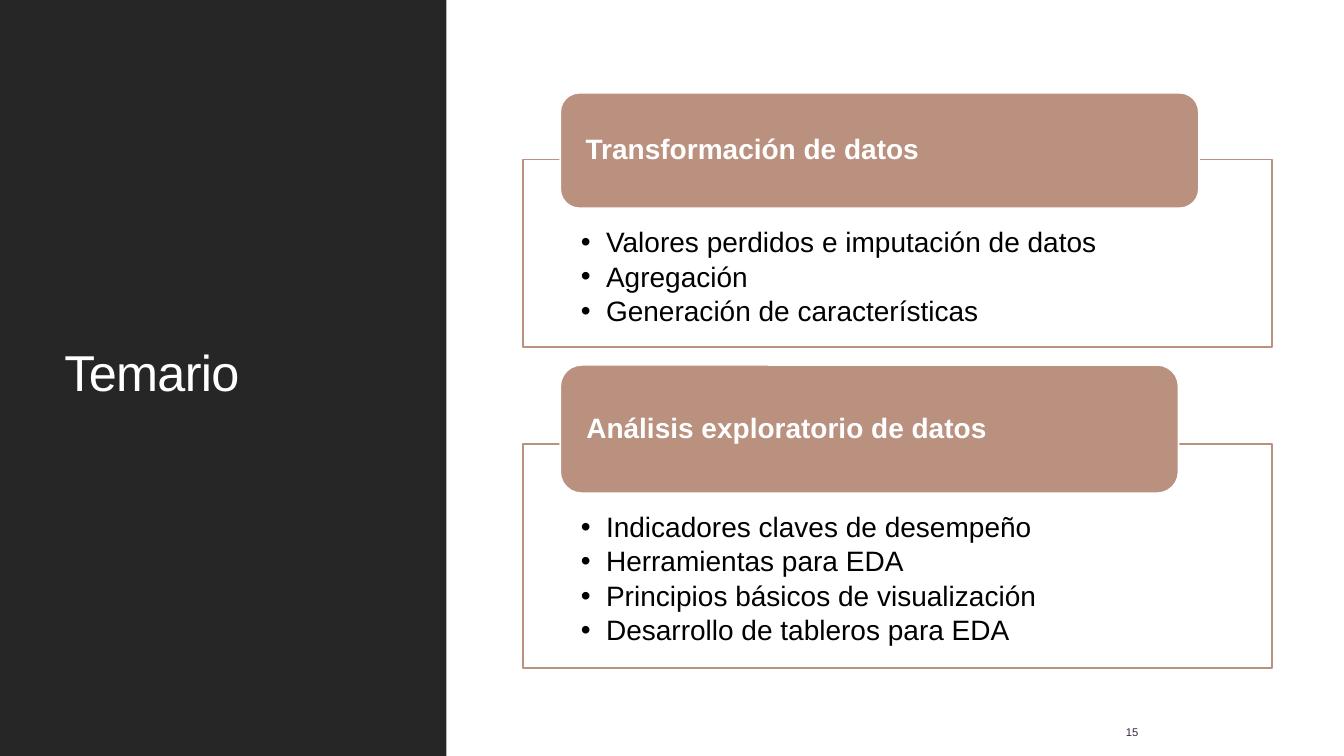
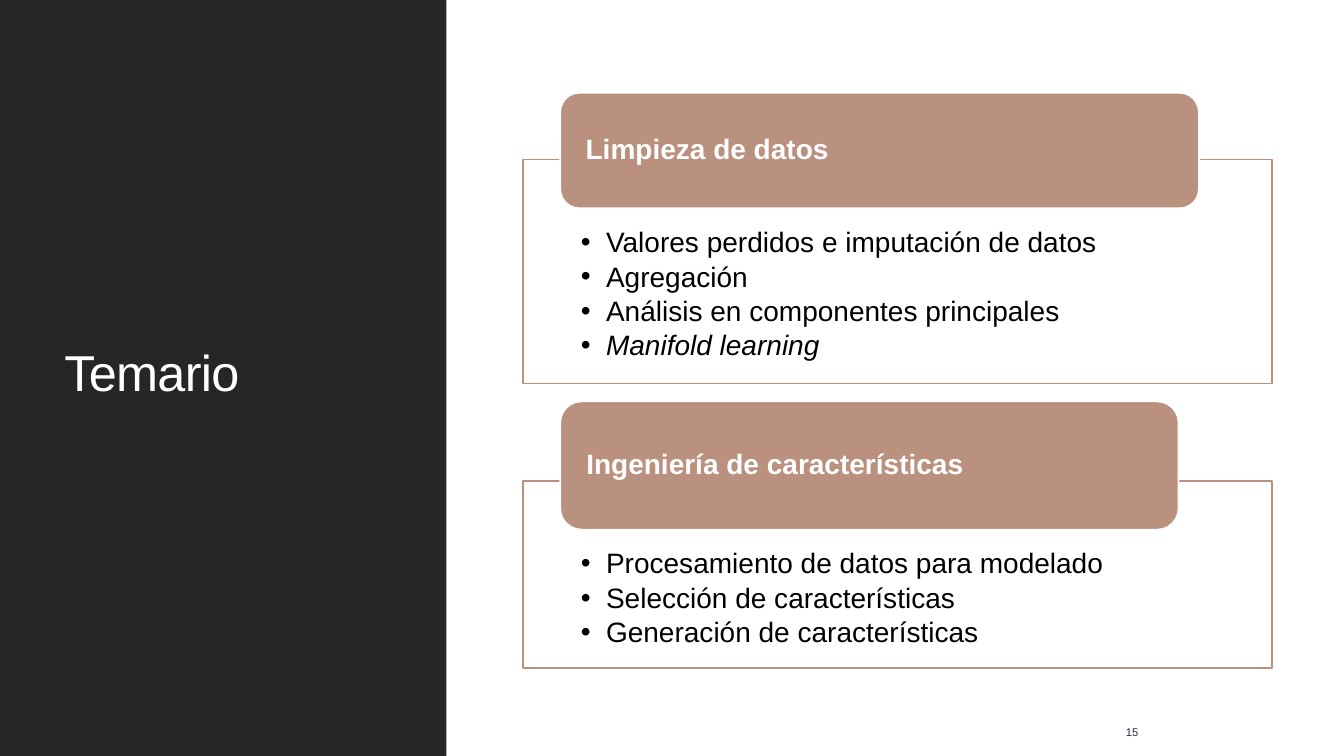
Before and after one commit to mcd-unison/ing-caract, a slide deck: slide 15 of slides/inicial.pptx. Drawn at 1344x756 pixels with LibreOffice and Linux fonts; fonts in the diff are those of the drawing. Boxes give left, top, right and bottom in pixels: in the first picture for what was removed or moved away, otherwise in the second. Text is boxed around its words. In the diff, an @@ line names an element or a change of style, - is before the commit and + after.

```diff
--- a/slides/inicial.pptx
+++ b/slides/inicial.pptx
@@ text at box(586, 139, 829, 164): text changed @@
-Transformación de datos
+Limpieza de datos
@@ rectangle: place and size @@
-rectangle at box(523, 159, 1272, 347)
+rectangle at box(523, 159, 1272, 383)
@@ text at box(606, 300, 1059, 361): text changed @@
-  • Generación de características
+  • Análisis en componentes principales
+  • Manifold learning
@@ rounded rectangle: place and size @@
-rounded rectangle at box(561, 365, 1179, 493)
+rounded rectangle at box(561, 401, 1179, 529)
@@ text at box(586, 453, 963, 479): text changed @@
-Análisis exploratorio de datos
+Ingeniería de características
@@ rectangle: place and size @@
-rectangle at box(523, 445, 1272, 668)
+rectangle at box(523, 481, 1272, 668)
@@ text at box(606, 552, 1103, 643): text changed @@
-  • Indicadores claves de desempeño
-  • Herramientas para EDA
-  • Principios básicos de visualización
-  • Desarrollo de tableros para EDA
+  • Procesamiento de datos para modelado
+  • Selección de características
+  • Generación de características
```
Also in this commit, not shown: 2 other slides changed, 1 slide added, 1 slide removed, 4 other files.
